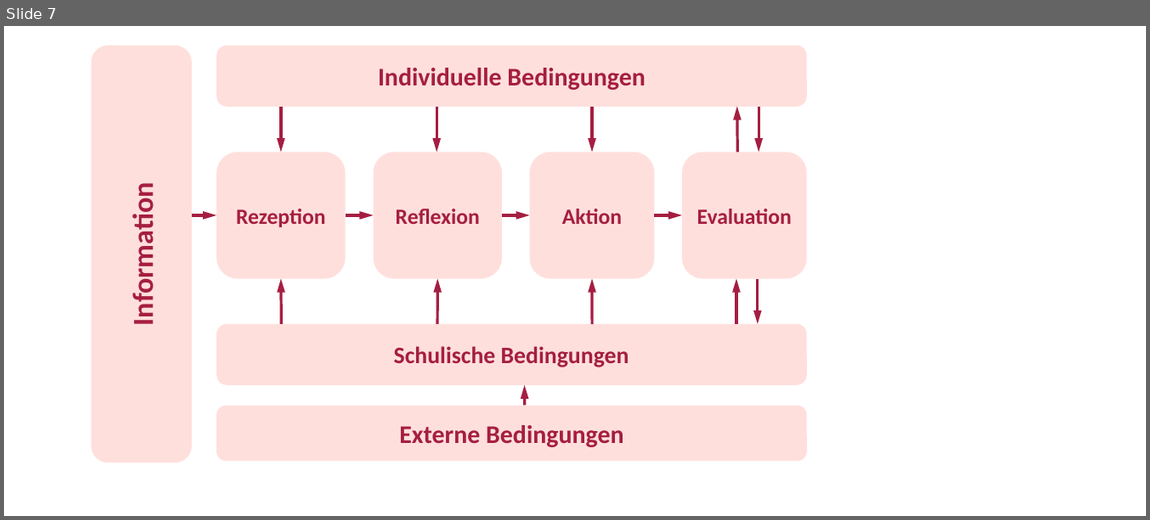
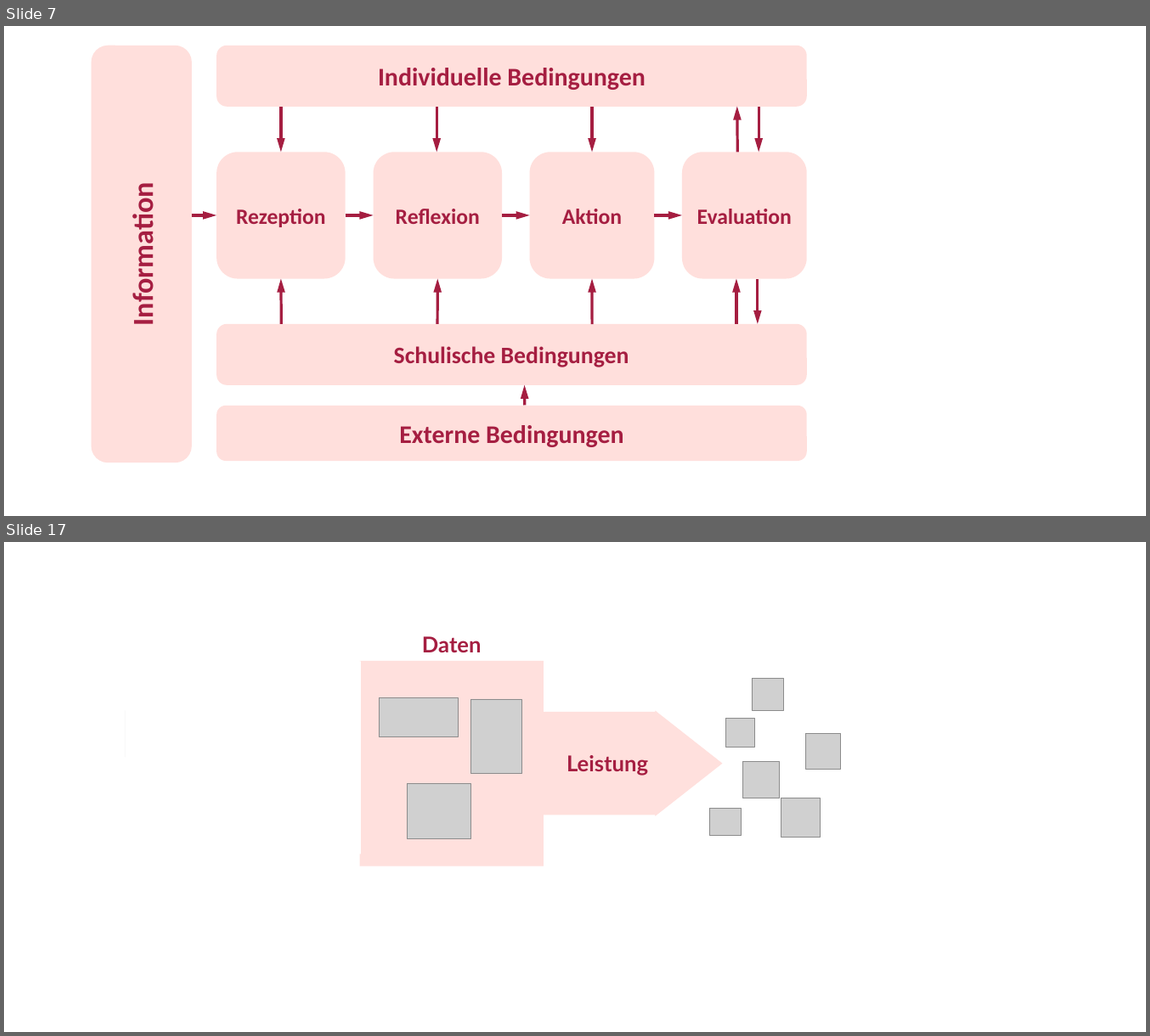
Before and after one commit to sammerk/vortrag-tue-w1, a slide deck: Img/Tabelle_Rueckmeldesysteme.pptx. Shown one above the other, each under a label of ours: slide 7 before the commit, slides 7 and 17 after it; the slides between them are not shown. The pictures are 1150x520 and 1150x1036 pixels, drawn with LibreOffice and Linux fonts; fonts in the diff are those of the drawing; grey boxes stand for pictures. Boxes give left, top, right and bottom in pixels: in the first picture for what was removed or moved away, otherwise in the second. Text is boxed around its words. In the diff, an @@ line names an element or a change of style, - is before the commit and + after.

```diff
--- a/Img/Tabelle_Rueckmeldesysteme.pptx
+++ b/Img/Tabelle_Rueckmeldesysteme.pptx
@@ slide 17 added at (x1=4, y1=542, x2=1146, y2=1032), background #FFFFFF @@
@@ text added at (x1=422, y1=636, x2=482, y2=652), 24 pt, text #A51E41, bold @@
+Daten
@@ rectangle added at (x1=126, y1=661, x2=361, y2=854), fill #FFFFFF @@
@@ left right arrow callout added at (x1=182, y1=661, x2=722, y2=866), fill #FFE0DD, outline #FFE0DD 1 pt @@
@@ picture added at (x1=752, y1=679, x2=784, y2=710) @@
@@ picture added at (x1=126, y1=710, x2=172, y2=757) @@
@@ picture added at (x1=380, y1=698, x2=458, y2=737) @@
@@ picture added at (x1=471, y1=699, x2=522, y2=773) @@
@@ picture added at (x1=726, y1=719, x2=755, y2=748) @@
@@ picture added at (x1=806, y1=733, x2=841, y2=769) @@
@@ text added at (x1=567, y1=755, x2=648, y2=776), 24 pt, text #A51E41, bold @@
+Leistung
@@ picture added at (x1=743, y1=761, x2=779, y2=799) @@
@@ picture added at (x1=408, y1=784, x2=471, y2=839) @@
@@ picture added at (x1=710, y1=808, x2=742, y2=835) @@
@@ picture added at (x1=781, y1=799, x2=820, y2=838) @@
```
Also in this commit, not shown: 14 other slides added, 28 other files.
